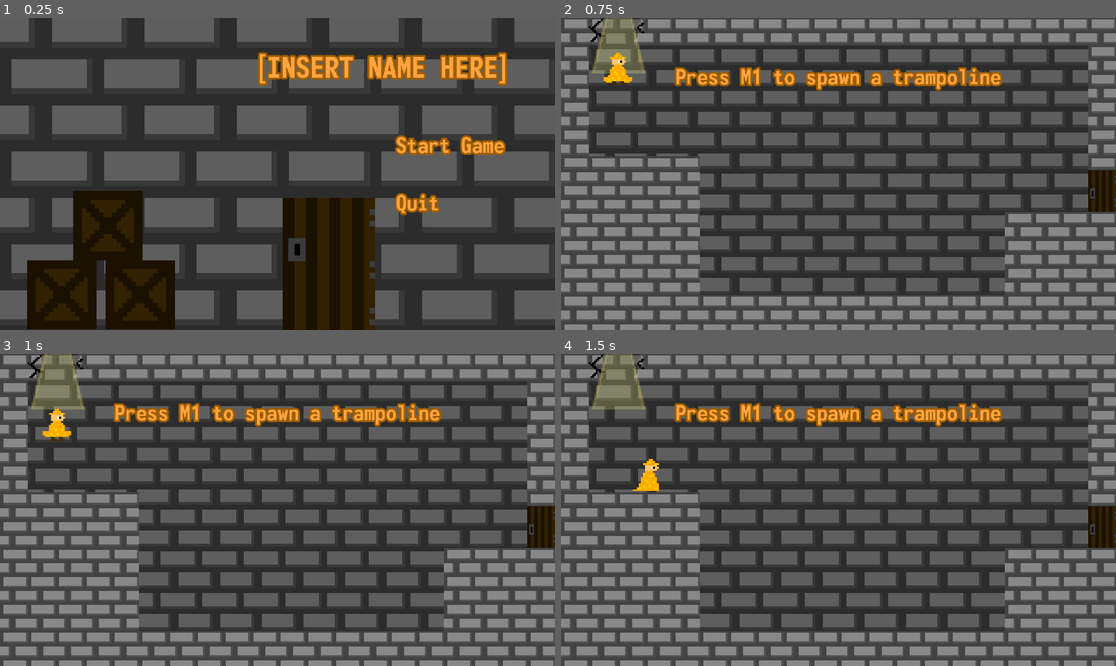
Above: before the commit, frames 1-4 (two rows, left to right).
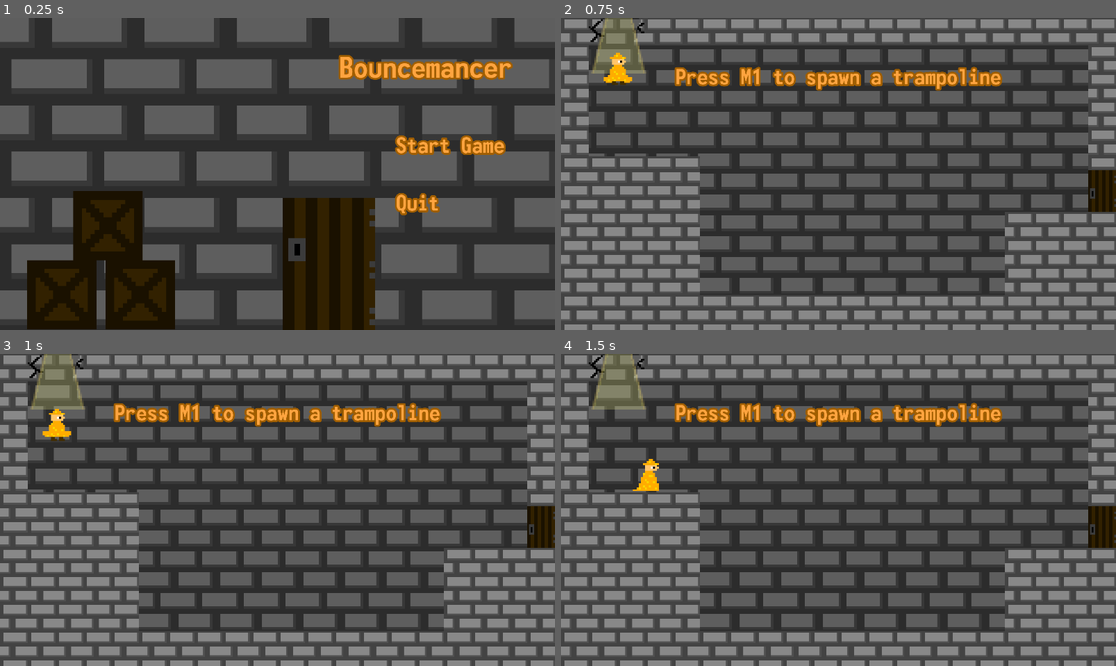
Above: after the commit, the same moments.

Repository: Gplayer128/Bouncemancer
Game: Godot game, scene res://Scenes/MainMenu.tscn
Same seed, same stepped clock (60 frames per second), same inputs: the game is played once before the commit and once after it.
Inputs (mouse positions are in pixels of both pictures, inside the frame that each line leads up to):
- Up to frame 1 (0.25 s): no input
- Up to frame 2 (0.75 s): click "Start Game" at 0.5 s
- Up to frame 3 (1 s): no input
- Up to frame 4 (1.5 s): tap M at 1.25 s; move the mouse to (960, 494) at 1.27 s; hold D (right) from 1.28 s (still down); hold 1 (1) from 1.28 s (still down); click (960, 494) at 1.42 s

The runs differ from the first frame. In frame 1, 2.7% of the frame differs, in the area x 46-93%, y 10-22%; in frame 2, nothing differs; in frame 3, nothing differs; in frame 4, nothing differs.

Commit message:
Menu Change

Diff:
--- a/Scenes/MainMenu.tscn
+++ b/Scenes/MainMenu.tscn
@@ -148,7 +148,7 @@
 
 [node name="Label" type="Label" parent="." unique_id=477609693]
 layout_mode = 0
-offset_left = 873.0
+offset_left = 1173.0
 offset_top = 111.0
 offset_right = 1773.0
 offset_bottom = 231.0
@@ -158,7 +158,7 @@
 theme_override_constants/outline_size = 25
 theme_override_fonts/font = ExtResource("1_tt5f1")
 theme_override_font_sizes/font_size = 100
-text = "[INSERT NAME HERE]"
+text = "Bouncemancer"
 
 [node name="TileMapLayer" type="TileMapLayer" parent="." unique_id=1383378122]
 z_index = -2
